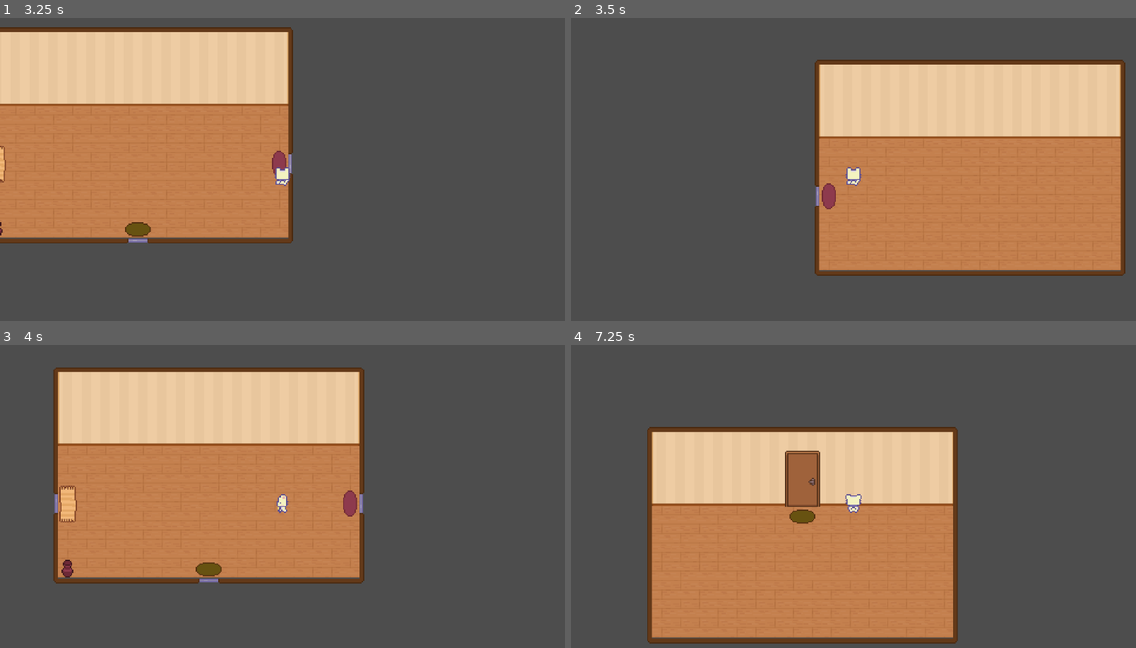
Above: before the commit, frames 1-4 (two rows, left to right).
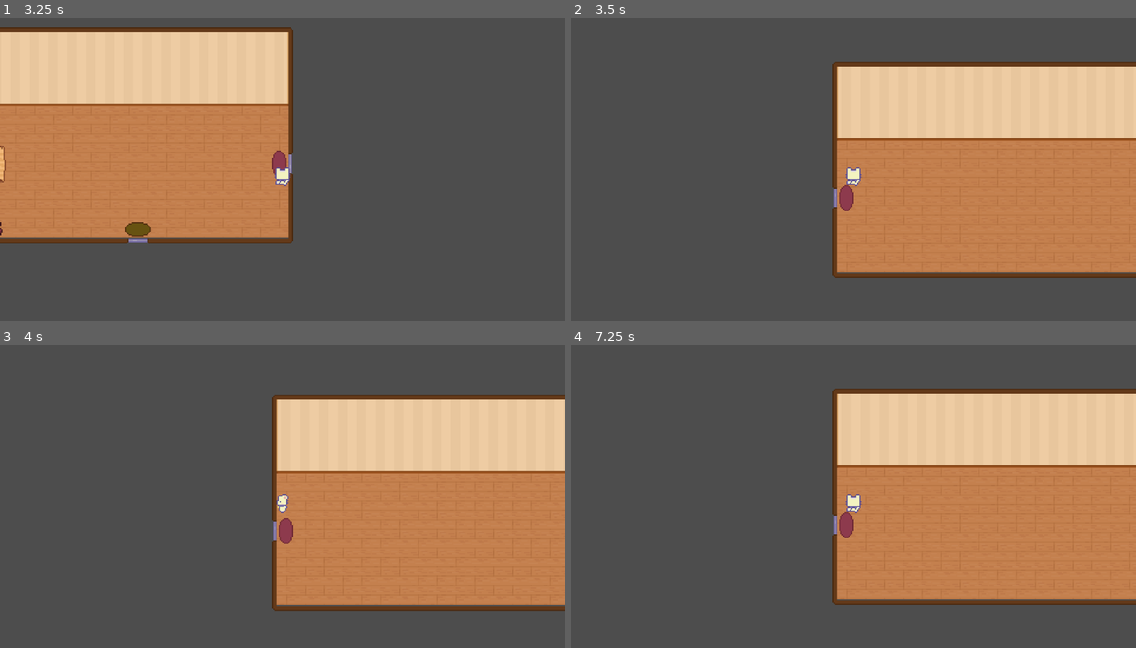
Above: after the commit, the same moments.

Repository: yonisabag11/DiscreteMath_EscapeRoom
Game: Godot game, scene res://Levels/Lobby.tscn
The game is run twice, just before and just after one commit, with the same random seed, the same clock (stepped at 60 frames per second) and the same inputs.
Inputs:
- Up to frame 1 (3.25 s): tap Enter at 0.5 s; hold D (right) 0.53-1.28 s; hold E (Interact) 0.53-1.28 s; hold S (down) 1.28-2.03 s; tap E (Interact) at 1.35, 2.85 s; hold D (right) 2.03-2.78 s; hold E (Interact) 2.03-2.78 s; hold W (up) from 2.78 s (still down)
- Up to frame 2 (3.5 s): keep holding W (up)
- Up to frame 3 (4 s): release W (up) at 3.53 s; hold A (left) from 3.53 s (still down); hold E (Interact) from 3.53 s (still down)
- Up to frame 4 (7.25 s): release E (Interact) at 4.28 s; tap E (Interact) at 4.35, 5.85 s; release A (left) at 5.03 s; hold S (down) 5.03-5.78 s; hold E (Interact) 5.03-5.78 s; hold D (right) 5.78-6.53 s; hold W (up) from 6.53 s (still down); hold E (Interact) from 6.53 s (still down)

Frame 1 is identical in both runs. In frame 2, 7.4% of the frame differs, in the area x 43-100%, y 13-86%; in frame 3, 59%, in the area x 9-100%, y 7-88%; in frame 4, 56%.

Commit message:
Door hitbox patch

Diff:
--- a/Levels/Interactions/door.tscn
+++ b/Levels/Interactions/door.tscn
@@ -5,8 +5,6 @@
 [node name="Door" type="Area2D"]
 script = ExtResource("1_13mdg")
 
-[node name="CollisionShape2D" type="CollisionShape2D" parent="."]
-
 [node name="Spawn" type="Marker2D" parent="."]
 
 [connection signal="body_entered" from="." to="." method="_on_body_entered"]
--- a/Levels/Lobby.tscn
+++ b/Levels/Lobby.tscn
@@ -1322,8 +1322,14 @@
 sources/1 = SubResource("TileSetAtlasSource_v025o")
 sources/2 = SubResource("TileSetAtlasSource_mh5bn")
 
-[sub_resource type="RectangleShape2D" id="RectangleShape2D_j83j6"]
-size = Vector2(18.375, 16.9688)
+[sub_resource type="RectangleShape2D" id="RectangleShape2D_2uni1"]
+size = Vector2(1, 31)
+
+[sub_resource type="RectangleShape2D" id="RectangleShape2D_xrkt0"]
+size = Vector2(26, 1)
+
+[sub_resource type="RectangleShape2D" id="RectangleShape2D_v025o"]
+size = Vector2(2, 23)
 
 [sub_resource type="CircleShape2D" id="CircleShape2D_1tyf7"]
 
@@ -1368,38 +1374,37 @@
 destination_door_tag = "E"
 spawn_direction = "right"
 
-[node name="CollisionShape2D" parent="Doors/Door_W" index="0"]
-position = Vector2(-119, 0)
-shape = SubResource("RectangleShape2D_j83j6")
-
-[node name="Spawn" parent="Doors/Door_W" index="1"]
-position = Vector2(-97, 0)
+[node name="Spawn" parent="Doors/Door_W" index="0"]
+position = Vector2(-113, 0)
+
+[node name="CollisionShape2D" type="CollisionShape2D" parent="Doors/Door_W"]
+position = Vector2(-127.5, 0.5)
+shape = SubResource("RectangleShape2D_2uni1")
 
 [node name="Door_S" parent="Doors" instance=ExtResource("5_55ds5")]
 collision_mask = 2
 destination_level_tag = "Room2"
 destination_door_tag = "S"
-spawn_direction = "down"
-
-[node name="CollisionShape2D" parent="Doors/Door_S" index="0"]
-position = Vector2(0, 55)
-shape = SubResource("RectangleShape2D_j83j6")
-
-[node name="Spawn" parent="Doors/Door_S" index="1"]
-position = Vector2(0, 32)
+
+[node name="Spawn" parent="Doors/Door_S" index="0"]
+position = Vector2(0, 53)
+
+[node name="CollisionShape2D" type="CollisionShape2D" parent="Doors/Door_S"]
+position = Vector2(0, 63.5)
+shape = SubResource("RectangleShape2D_xrkt0")
 
 [node name="Door_E" parent="Doors" instance=ExtResource("5_55ds5")]
 collision_mask = 2
 destination_level_tag = "Room3"
 destination_door_tag = "W"
-spawn_direction = "right"
-
-[node name="CollisionShape2D" parent="Doors/Door_E" index="0"]
-position = Vector2(119, 0)
-shape = SubResource("RectangleShape2D_j83j6")
-
-[node name="Spawn" parent="Doors/Door_E" index="1"]
-position = Vector2(96, 0)
+spawn_direction = "left"
+
+[node name="Spawn" parent="Doors/Door_E" index="0"]
+position = Vector2(116, 0)
+
+[node name="CollisionShape2D" type="CollisionShape2D" parent="Doors/Door_E"]
+position = Vector2(128, -0.5)
+shape = SubResource("RectangleShape2D_v025o")
 
 [node name="InteractionArea" parent="." instance=ExtResource("8_1tyf7")]
 position = Vector2(-12, 19)
--- a/Levels/Room1.tscn
+++ b/Levels/Room1.tscn
@@ -1232,8 +1232,8 @@
 sources/1 = SubResource("TileSetAtlasSource_2xr2k")
 sources/2 = SubResource("TileSetAtlasSource_o6by1")
 
-[sub_resource type="RectangleShape2D" id="RectangleShape2D_8j3qf"]
-size = Vector2(15.5, 32)
+[sub_resource type="RectangleShape2D" id="RectangleShape2D_qgpdn"]
+size = Vector2(2, 30.5)
 
 [node name="Room1" type="Node2D"]
 script = ExtResource("1_8j3qf")
@@ -1269,11 +1269,11 @@
 destination_door_tag = "W"
 spawn_direction = "left"
 
-[node name="CollisionShape2D" parent="Doors/Door_E" index="0"]
-position = Vector2(120.25, 0)
-shape = SubResource("RectangleShape2D_8j3qf")
-
-[node name="Spawn" parent="Doors/Door_E" index="1"]
-position = Vector2(98, 0)
+[node name="Spawn" parent="Doors/Door_E" index="0"]
+position = Vector2(115, 0)
+
+[node name="CollisionShape2D" type="CollisionShape2D" parent="Doors/Door_E"]
+position = Vector2(128, 0.25)
+shape = SubResource("RectangleShape2D_qgpdn")
 
 [editable path="Doors/Door_E"]
--- a/Levels/Room2.tscn
+++ b/Levels/Room2.tscn
@@ -1410,8 +1410,8 @@
 sources/1 = SubResource("TileSetAtlasSource_2xr2k")
 sources/2 = SubResource("TileSetAtlasSource_o6by1")
 
-[sub_resource type="RectangleShape2D" id="RectangleShape2D_8j3qf"]
-size = Vector2(30, 15)
+[sub_resource type="RectangleShape2D" id="RectangleShape2D_wjiyn"]
+size = Vector2(39, 1)
 
 [node name="Room1" type="Node2D"]
 script = ExtResource("1_wjiyn")
@@ -1445,12 +1445,13 @@
 collision_mask = 2
 destination_level_tag = "Lobby"
 destination_door_tag = "S"
-
-[node name="CollisionShape2D" parent="Doors/Door_S" index="0"]
-position = Vector2(0, -42)
-shape = SubResource("RectangleShape2D_8j3qf")
-
-[node name="Spawn" parent="Doors/Door_S" index="1"]
-position = Vector2(0, -23)
+spawn_direction = "down"
+
+[node name="Spawn" parent="Doors/Door_S" index="0"]
+position = Vector2(0, -39)
+
+[node name="CollisionShape2D" type="CollisionShape2D" parent="Doors/Door_S"]
+position = Vector2(0.5, -48.5)
+shape = SubResource("RectangleShape2D_wjiyn")
 
 [editable path="Doors/Door_S"]
--- a/Levels/Room3.tscn
+++ b/Levels/Room3.tscn
@@ -1232,8 +1232,8 @@
 sources/1 = SubResource("TileSetAtlasSource_2xr2k")
 sources/2 = SubResource("TileSetAtlasSource_o6by1")
 
-[sub_resource type="RectangleShape2D" id="RectangleShape2D_8j3qf"]
-size = Vector2(15.5, 32)
+[sub_resource type="RectangleShape2D" id="RectangleShape2D_7gs52"]
+size = Vector2(1, 24)
 
 [node name="Room1" type="Node2D"]
 script = ExtResource("1_7gs52")
@@ -1267,13 +1267,13 @@
 collision_mask = 2
 destination_level_tag = "Lobby"
 destination_door_tag = "E"
-spawn_direction = "left"
-
-[node name="CollisionShape2D" parent="Doors/Door_W" index="0"]
-position = Vector2(-120, 1)
-shape = SubResource("RectangleShape2D_8j3qf")
-
-[node name="Spawn" parent="Doors/Door_W" index="1"]
-position = Vector2(-99, 0)
+spawn_direction = "right"
+
+[node name="Spawn" parent="Doors/Door_W" index="0"]
+position = Vector2(-114, 0)
+
+[node name="CollisionShape2D" type="CollisionShape2D" parent="Doors/Door_W"]
+position = Vector2(-127.5, 0)
+shape = SubResource("RectangleShape2D_7gs52")
 
 [editable path="Doors/Door_W"]
Not shown: 1 places in Levels/Lobby.tscn that only renumber resources
